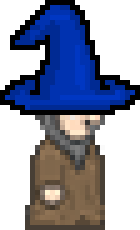
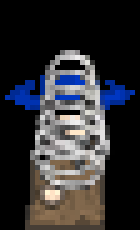
Revision of a layered (140, 230) image; what changed, layer by layer:
added layer "Layer 2 copy" in group "Mans" over left=25, top=50, right=115, bottom=190
added layer "First Hat copy" in group "Mans" over left=0, top=55, right=140, bottom=115
hid "First Hat" over left=0, top=0, right=140, bottom=115
added layer "Layer 3" over left=0, top=0, right=140, bottom=230
